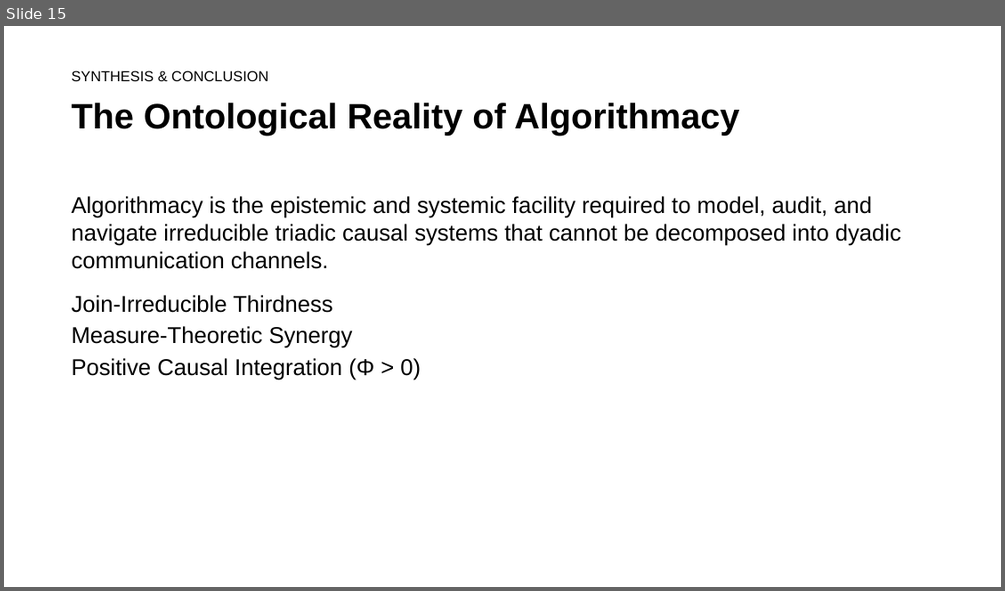
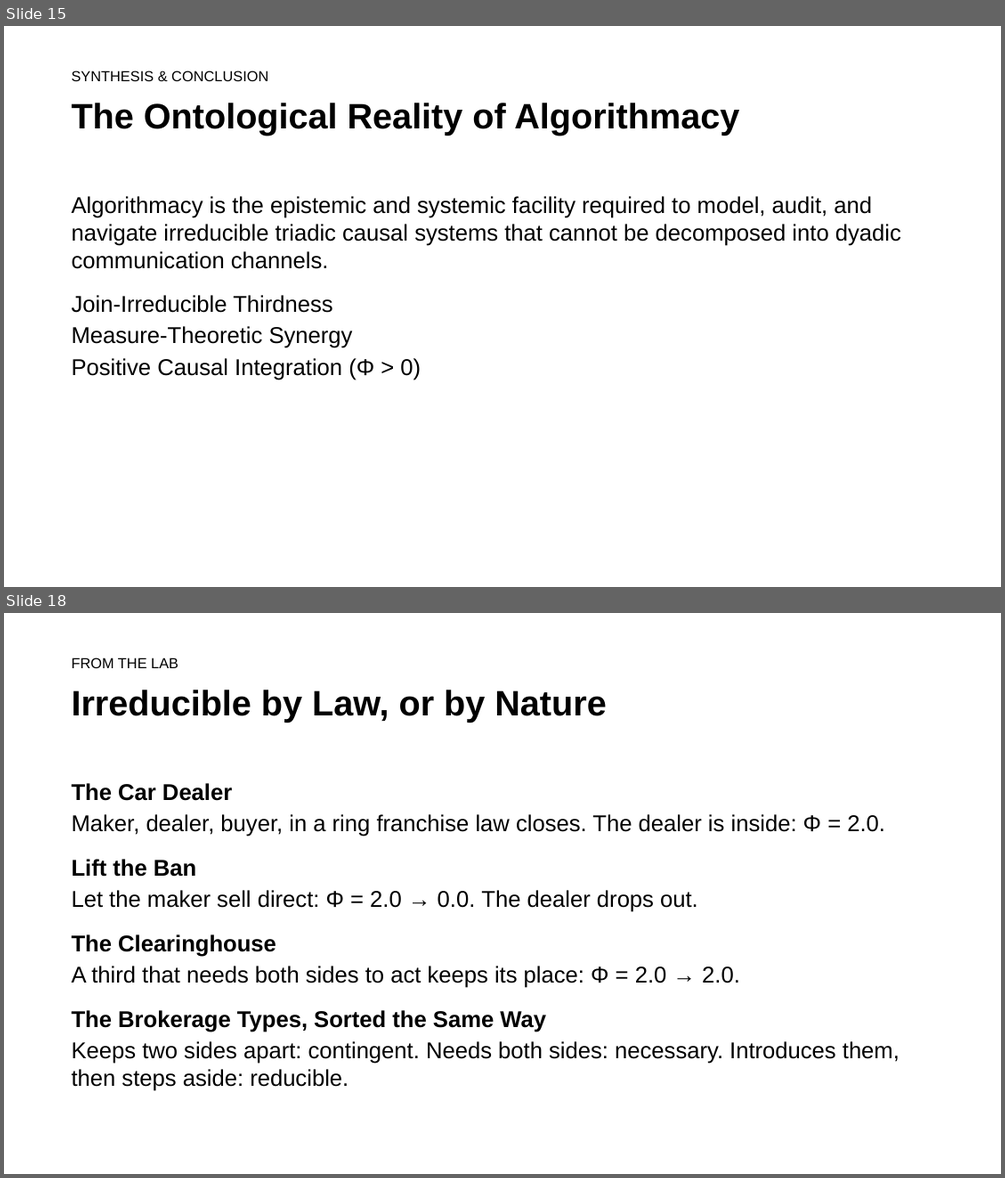
Before and after one commit to rogerSuperBuilderAlpha/algorithmacy-lab, a slide deck: submissions/triadic_reduction/talk/deck.pptx. Shown one above the other, each under a label of ours: slide 15 before the commit, slides 15 and 18 after it; the slides between them are not shown. The pictures are 1005x591 and 1005x1178 pixels, drawn with LibreOffice and Linux fonts; fonts in the diff are those of the drawing. Boxes give left, top, right and bottom in pixels: in the first picture for what was removed or moved away, otherwise in the second. Text is boxed around its words. In the diff, an @@ line names an element or a change of style, - is before the commit and + after.

```diff
--- a/submissions/triadic_reduction/talk/deck.pptx
+++ b/submissions/triadic_reduction/talk/deck.pptx
@@ slide 18 added at <box>4,613,1001,1174</box>, background #FFFFFF @@
@@ text added at <box>72,657,178,668</box>, 14 pt, text #000000 @@
+FROM THE LAB
@@ text added at <box>72,690,606,722</box>, 34 pt, text #000000, bold @@
+Irreducible by Law, or by Nature
@@ text added at <box>72,783,899,1091</box>, 22 pt, text #000000 @@
+The Car Dealer
+Maker, dealer, buyer, in a ring franchise law closes. The dealer is inside: Φ = 2.0.
+Lift the Ban
+Let the maker sell direct: Φ = 2.0 → 0.0. The dealer drops out.
+The Clearinghouse
+A third that needs both sides to act keeps its place: Φ = 2.0 → 2.0.
+The Brokerage Types, Sorted the Same Way
+Keeps two sides apart: contingent. Needs both sides: necessary. Introduces them, then steps aside: reducible.
```
Also in this commit, not shown: 6 other slides added, 13 other files.
